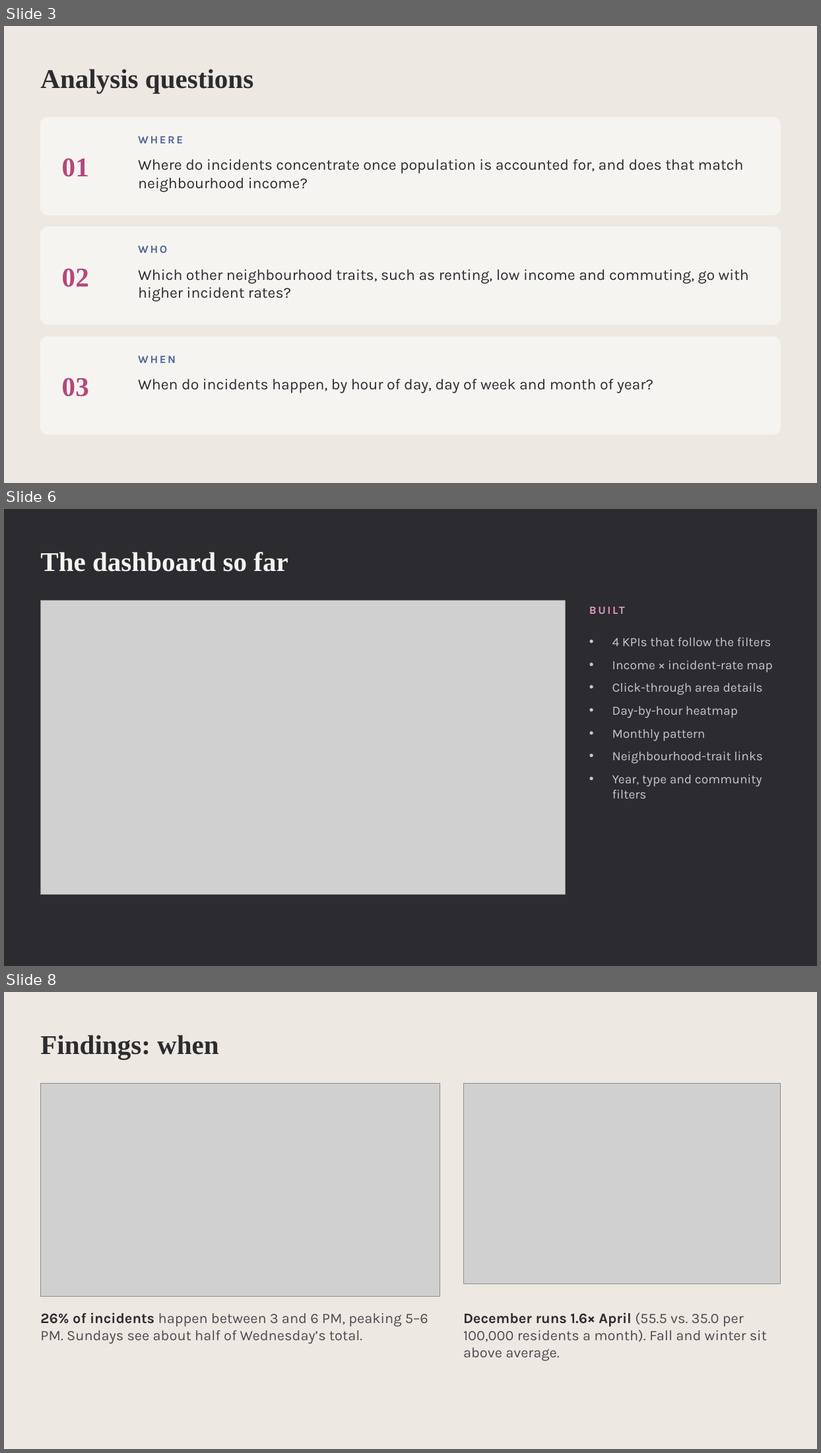
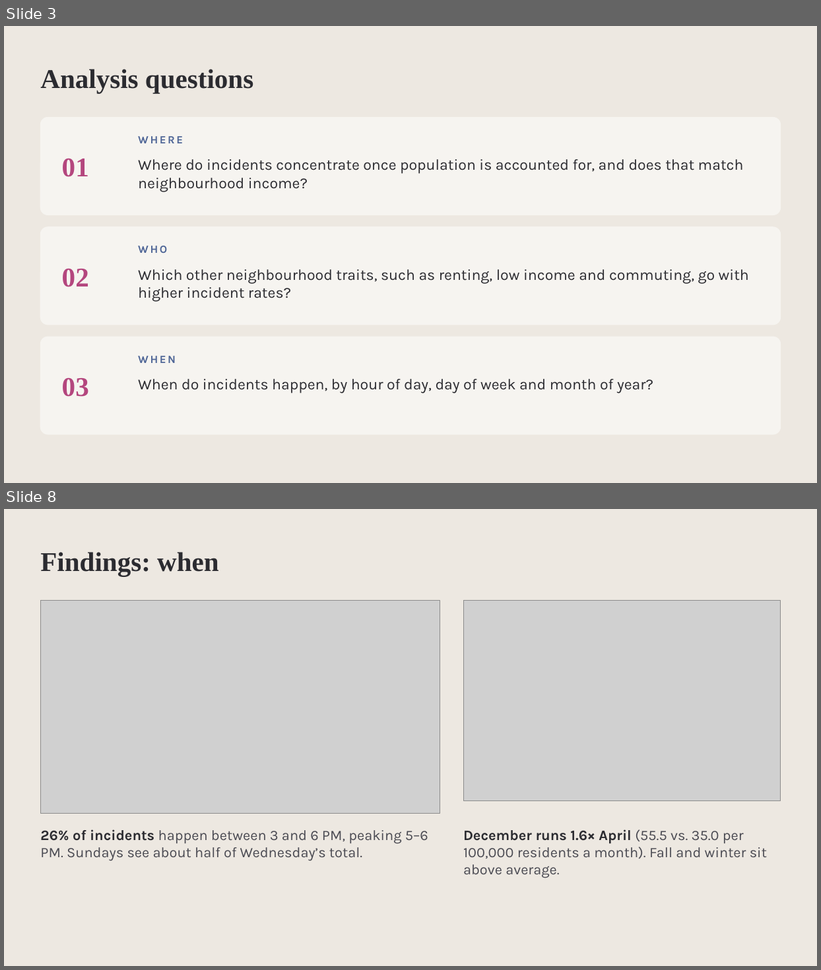
Before and after one commit to AdrianJulve/calgary-traffic-dashboard, a slide deck: Calgary_Traffic_Midpoint.pptx. Shown one above the other, each under a label of ours: slides 3, 6 and 8 before the commit, slides 3 and 8 after it; the slides between them are not shown. The pictures are 821x1453 and 821x970 pixels, drawn with LibreOffice and Linux fonts; fonts in the diff are those of the drawing; grey boxes stand for pictures. Boxes give left, top, right and bottom in pixels: in the first picture for what was removed or moved away, otherwise in the second. Text is boxed around its words. In the diff, an @@ line names an element or a change of style, - is before the commit and + after.

```diff
--- a/Calgary_Traffic_Midpoint.pptx
+++ b/Calgary_Traffic_Midpoint.pptx
@@ slide 6 removed at (x1=4, y1=509, x2=817, y2=966), background #2B2B30 @@
@@ title removed at (x1=40, y1=552, x2=288, y2=572) @@
-The dashboard so far
@@ picture removed at (x1=40, y1=601, x2=565, y2=894) @@
@@ text removed at (x1=589, y1=603, x2=779, y2=625) @@
-BUILT
@@ text removed at (x1=613, y1=638, x2=773, y2=799) @@
-• 4 KPIs that follow the filters
-• Income × incident-rate map
-• Click-through area details
-• Day-by-hour heatmap
-• Monthly pattern
-• Neighbourhood-trait links
-• Year, type and community filters
```
Also in this commit, not shown: 3 slides changed, 3 slides added, 2 other slides removed.
